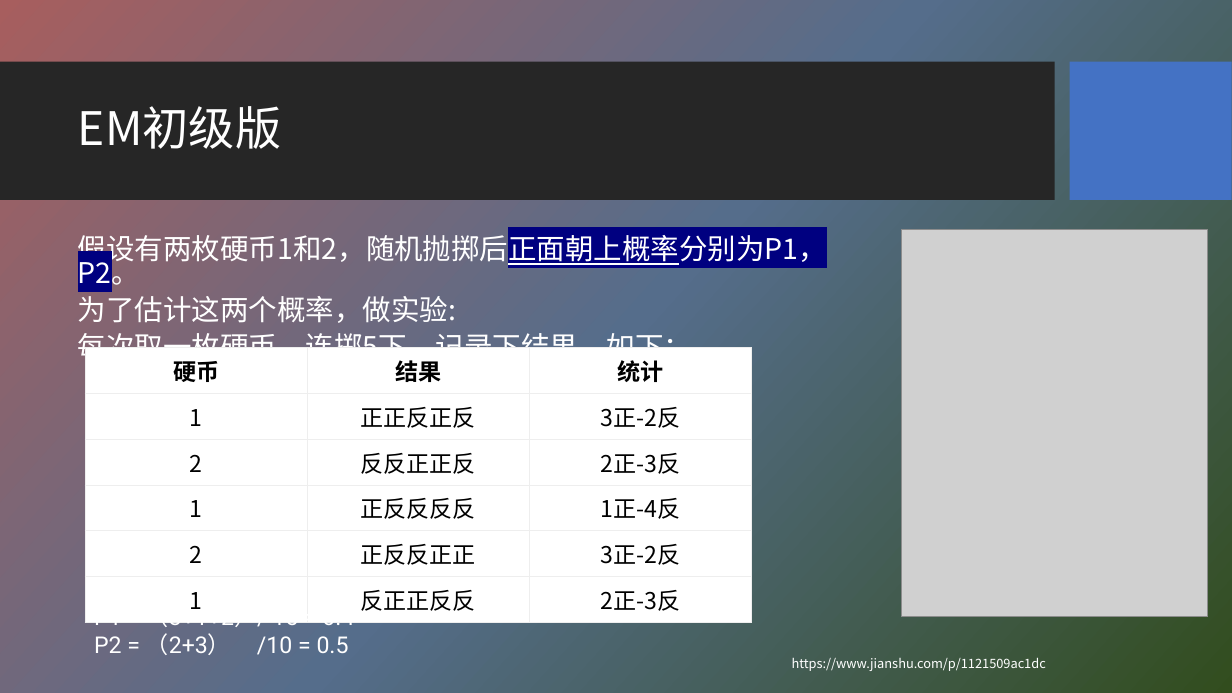
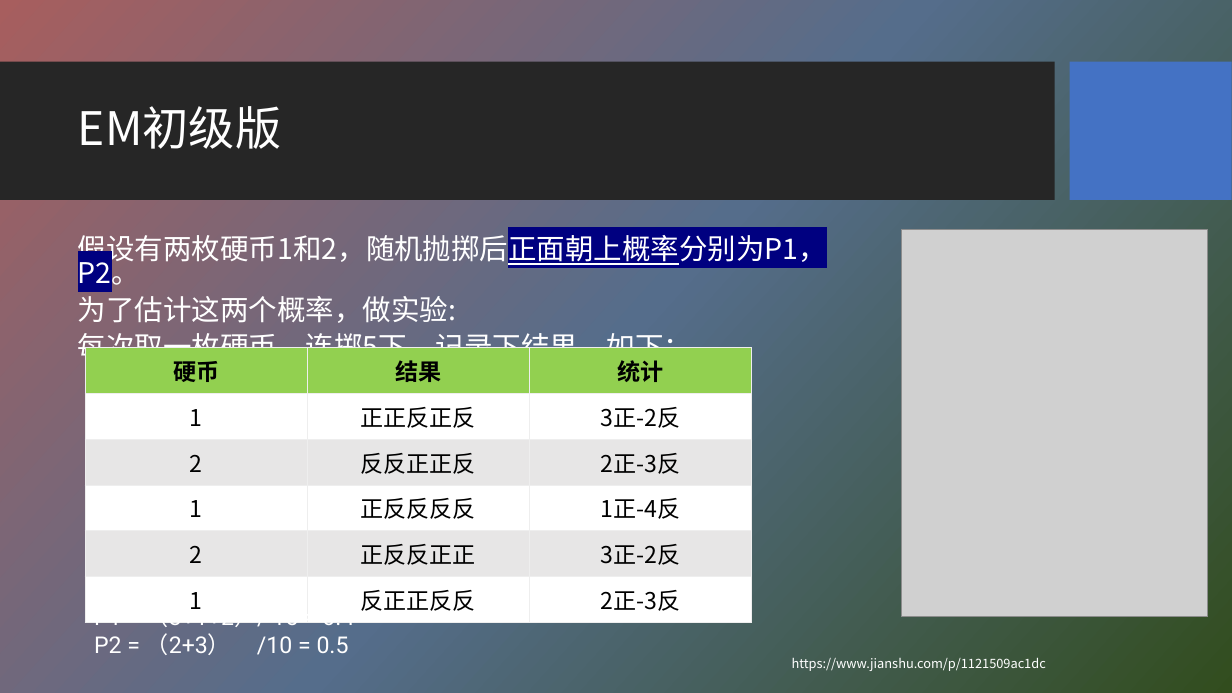
Before and after one commit to HBU/NLP_PPT, a slide deck: slide 24 of PPT-2020/ch04 隐马尔科夫模型.pptx. Drawn at 1232x693 pixels with LibreOffice and Linux fonts; fonts in the diff are those of the drawing; grey boxes stand for pictures; background and template pictures are left out. Boxes give left, top, right and bottom in pixels: in the first picture for what was removed or moved away, otherwise in the second. Text is boxed around its words. In the diff, an @@ line names an element or a change of style, - is before the commit and + after.

```diff
--- a/PPT-2020/ch04 隐马尔科夫模型.pptx
+++ b/PPT-2020/ch04 隐马尔科夫模型.pptx
@@ table at <box>85,348,750,615</box> @@
@@ fill #FFFFFF to #92D050 in row 1 @@
@@ fill #FFFFFF to #E7E6E6 in 6 cells @@
```
Also in this commit, not shown: 15 other slides changed, 1 other file.
